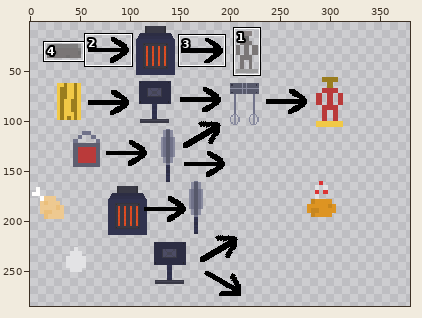
A sprite sheet gets an edit: android/assets/instructions.png. Above: a wide view before the commit, with the close-up outlined.
Close-up. First the earlier version:
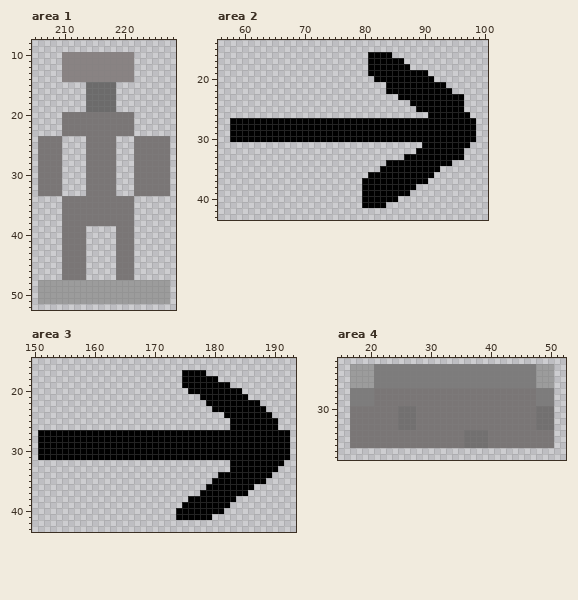
The file is 384x288 pixels. Colours within 5 levels of each other are drawn and written as one. Shown: area 1: x 205..228, y 8..52; area 2: x 56..100, y 14..43; area 3: x 150..193, y 15..43; area 4: x 15..52, y 22..38. The old version is drawn lined up with the new one. The wide view leaves out empty margins. The commit also changed other parts of the picture, which this record leaves out.
New version:
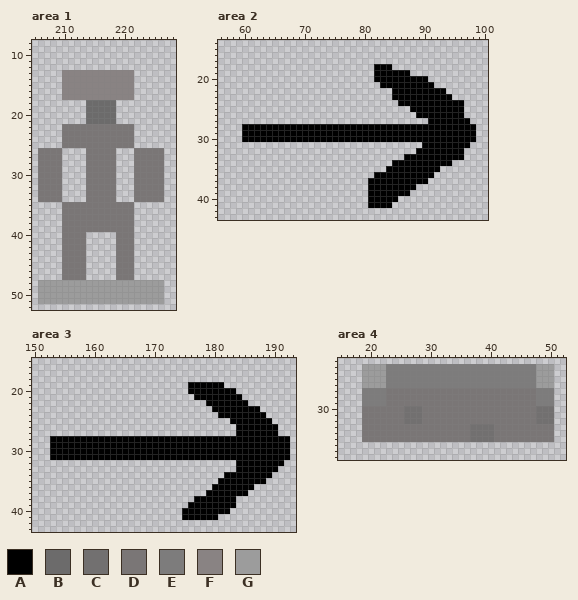
Palette (. is transparent): A #000000  B #6c6b6b  C #727070  D #7a7676  E #7d7c7c  F #898383  G #9c9c9c
Edits made:
drawings rearranged on the sheet (the old picture shows each at its new place; 4 dropped ones are not shown)
Area 1:
y 10..12: x 210..221 FFFFFFFFFFFF -> ............
y 15..17: x 210..221 ....BBBBB... -> FFFFFFFFFFFF
y 20..21: x 210..221 DDDDDDDDDDDD -> ....BBBBB...
y 24..25: x 206..213 DDDD.... -> ....DDDD; x 219..227 ...DDDDDD -> DDD......
y 26..33: x 227 D -> .
y 34: x 206..213 ....DDDD -> DDDD....; x 219..226 DDD..... -> ...DDDDD
y 39: x 214..218 ..... -> DDDDD
y 48..51: x 227 G -> .
Area 2:
y 16: x 81..84 AAAA -> ....
y 17: x 81..86 AAAAAA -> ......
y 18: x 81 A -> .; x 85..87 AAA -> ...
y 19: x 81 A -> .; x 88..90 AAA -> ...
y 20: x 91 A -> .
y 21: x 83 . -> A; x 92..93 AA -> ..
y 22: x 84 A -> .; x 94 A -> .
y 23: x 85 . -> A; x 95..96 AA -> ..
y 24: x 86..87 .. -> AA
y 25: x 88 . -> A
y 26: x 89..90 .. -> AA; x 97 A -> .
y 27: x 58..90 AAAAAAAAAAAAAAAAAAAAAAAAAAAAAAAAA -> .................................; x 98 A -> .
y 28..30: x 58..59 AA -> ..
y 34: x 84 A -> .
y 35: x 83 A -> .
y 36: x 81 A -> .
y 37..40: x 80 A -> .
y 41: x 80 A -> .; x 84 . -> A
Area 3:
y 17: x 175..178 AAAA -> ....
y 18: x 175..180 AAAAAA -> ......
y 19: x 175 A -> .; x 182 A -> .
y 20: x 184 A -> .
y 21: x 177 . -> A; x 185 A -> .
y 22: x 186..187 AA -> ..
y 23: x 188 A -> .
y 24: x 181 . -> A; x 189 A -> .
y 25: x 190 A -> .
y 26: x 183 A -> .
y 27: x 151..183 AAAAAAAAAAAAAAAAAAAAAAAAAAAAAAAAA -> .................................; x 191..192 AA -> ..
y 28..31: x 151..152 AA -> ..
y 32..33: x 183 A -> .
y 34: x 181 A -> .
y 35: x 180 A -> .
y 36: x 179 A -> .
y 37: x 178 A -> .
y 38: x 176 A -> .
y 39: x 175 A -> .; x 183 . -> A
y 40: x 174 A -> .; x 182 . -> A
y 41: x 174 A -> .; x 180 . -> A
Area 4:
y 23..26: x 17..18 GG -> ..; x 21..22 EE -> GG
y 27..29: x 17..18 EE -> ..; x 21..22 DD -> EE
y 30..32: x 17..18 DD -> ..; x 25 C -> D; x 28 D -> C
y 33: x 17..18 DD -> ..; x 25..27 CCC -> DDD; x 37..40 DDDD -> CCCC; x 48..50 CCC -> DDD
y 34..35: x 17..18 DD -> ..; x 36 C -> D; x 40 D -> C
y 36: x 17..50 DDDDDDDDDDDDDDDDDDDCCCCDDDDDDDDDDD -> ..................................
Pixel boxes of the changes (left, top, right, bottom) in both close-ups:
changed: (38, 52, 170, 202)
added: (86, 226, 116, 232)
erased: (164, 280, 170, 304)
changed: (230, 52, 476, 142)
changed: (362, 160, 392, 208)
changed: (38, 370, 290, 520)
changed: (350, 364, 554, 448)
